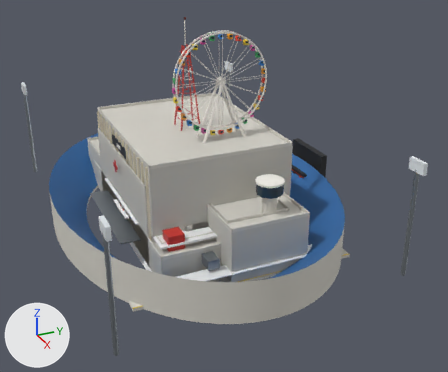
Before and after pictures for a commit that changed the glTF model assets/glb/landmarks.glb.
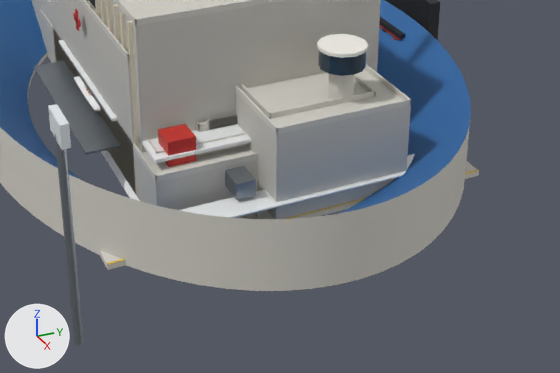
Old and new are each drawn whole from a 50 mm lens placed at (184.6, -69.7, 101.0), pointed at (12.0, 8.0, 14.6) and again close up on the part from 16% to 89% of the width and 42% to 100% of the height. The axes (+X, +Y, +Z) are drawn at lower left. The lights are the same throughout. The older version's two pictures come first. Where no turn or scale is listed for an object, it has been applied to the vertices. Vertices at exactly the same position are counted once.

Names of what the first close-up shows: 'airport_mesh', 'campus_a_mesh', 'campus_b_mesh', 'castle_mesh', 'fujigran_mesh', 'hospital_mesh', 'jrstation_mesh', 'stadium_mesh', 'takashimaya_mesh' and 3 more.
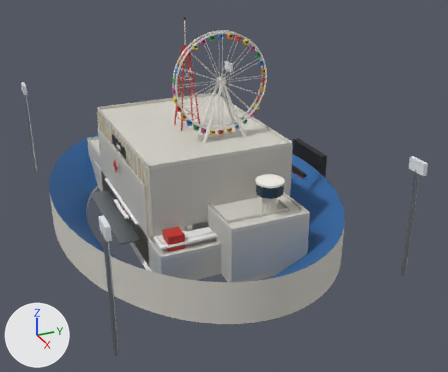
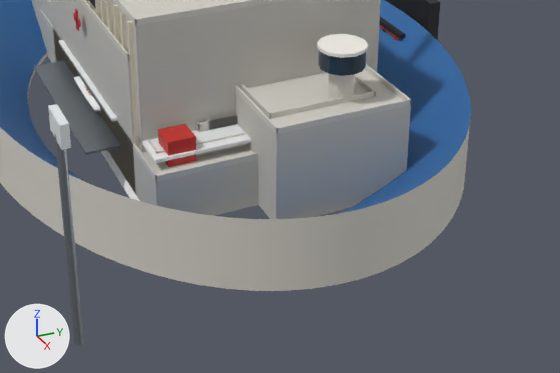
Location of each change, (x1, y1, x2, y2) in pixels of the close-ups (560 x 373 px):
'jrstation_mesh', reshaped: before (59, 40, 479, 270); after (59, 40, 119, 166)
part 1 of me_jrstation_mesh, deleted (mostly hidden): before (100, 154, 479, 270)

What changed in the scene script:
```text
Change me_jrstation_mesh:
    used by ob_jrstation_mesh; location = (0.0, 0.0, 0.0)
    remove me_jrstation_mesh.from_pydata(...)  # 798 vertices, 1514 faces; spans x -19.0..48.3, y -35.0..35.0, z 0.0..11.2
    add me_jrstation_mesh.from_pydata(...)  # 672 vertices, 1294 faces; spans x -19.0..38.1, y -25.0..31.0, z 0.0..11.2
    me_jrstation_mesh part 1: 10 loose pieces with 142 vertices, spanning x 17.0..48.3, y -35.0..35.0, z 0.0..8.5, are deleted
    other edits to the shape of me_jrstation_mesh do not show in these pictures
    remove me_jrstation_mesh.materials.append(mat_lm_yellow)  # yellow #e8c020
    add me_jrstation_mesh.materials.append(mat_lm_glass)  # dark blue #2a3c4a
```
